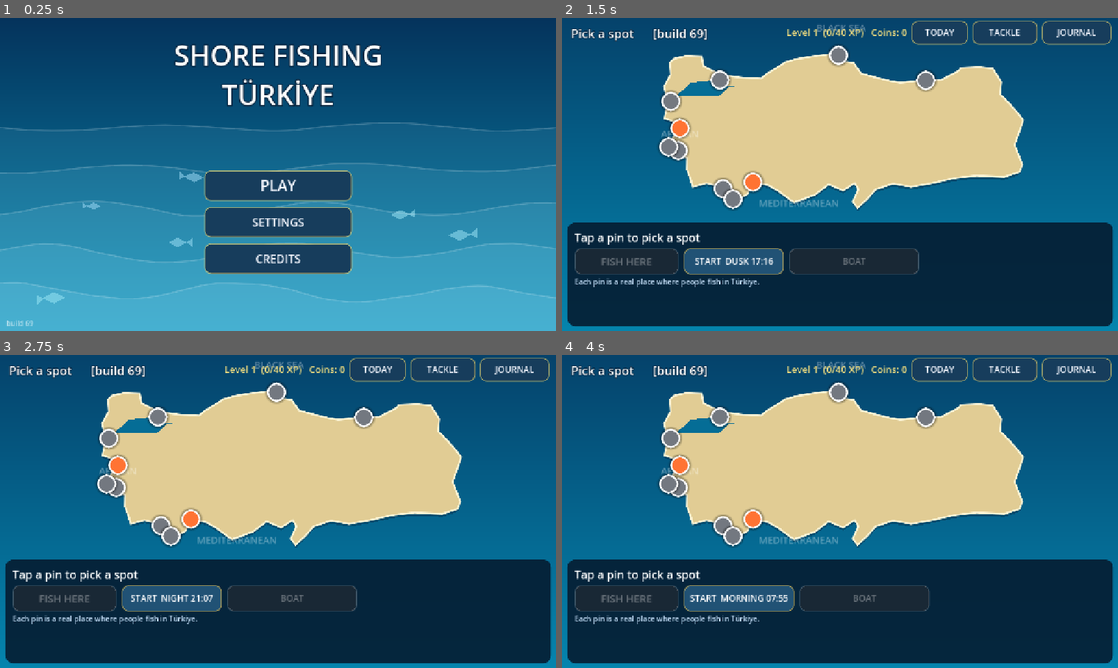
Above: before the commit, frames 1-4 (two rows, left to right).
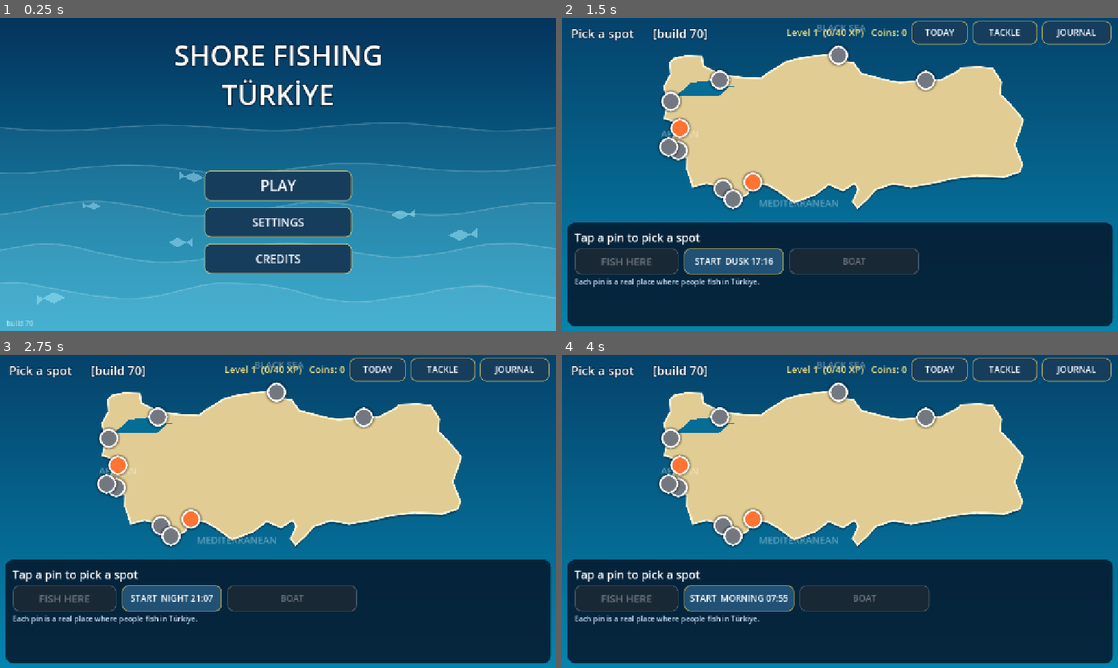
Above: after the commit, the same moments.

Repository: nextlevelcorp/godot_fishing_rpg
Game: Godot game, scene res://title_screen.tscn
Same seed, same stepped clock (60 frames per second), same inputs: the game is played once before the commit and once after it.
Inputs:
- Up to frame 1 (0.25 s): no input
- Up to frame 2 (1.5 s): click "PLAY" at 0.5 s; click "START MORNING 07:55" at 1.25 s
- Up to frame 3 (2.75 s): click "START DUSK 17:16" at 2 s
- Up to frame 4 (4 s): click "START NIGHT 21:07" at 2.75 s; click "START DAWN 05:45" at 3.5 s

The runs differ from the first frame. In frame 1, less than 0.1% of the frame differs, in the area x 4-6%, y 96-99%; in frame 2, less than 0.1%, in the area x 22-26%, y 3-7%; in frame 3, less than 0.1%; in frame 4, less than 0.1%.

Commit message:
feat: painted ground tiles on every shore, pier and town (build 70)
A technical-artist agent wrote tools/art/make_ground_textures.py: seamless 256 px painterly
tiles (sand, pebbles, rock, cobble, planks, concrete, grass) checked for seams by the
script itself; no third-party art. The shore draws them instead of flat colour fills:
pebbles behind the rocks, sand on beaches, cobbles on quays, concrete on the bridge deck,
planks on the pier, grass and cobbles in the town, tinted to each spot's palette with a
cap so pale palettes keep their detail, and only where the camera looks. Checked on
screenshots of Cesme, Antalya, Dikili, Galata and Teos.

Co-Authored-By: Claude Opus 5.5 <noreply@anthropic.com>
Claude-Session: https://claude.ai/code/session_01HLtjWBZvxzhjVtsJywwULp

Diff:
--- a/game_session.gd
+++ b/game_session.gd
@@ -11,7 +11,7 @@
 
 ## Shown on screen so a player can tell a fresh deploy from a page the browser cached.
 ## Bump it with every build that changes behaviour.
-const BUILD := "build 69"
+const BUILD := "build 70"
 const SAVE_PATH := "user://save.cfg"
 const SAVE_VERSION := 1
 const START_RIG := "shore_spinning_rig"
--- a/shore_fishing.gd
+++ b/shore_fishing.gd
@@ -2571,7 +2571,7 @@
 ## The tiles are mid-grey-warm (about 0.65 luminance), so the tint is lifted to keep the spot's colour.
 ## The drawn rect starts on the tile grid, so the texture stays put while the camera moves.
 ## Returns false when the tile is missing, so the caller can draw its flat colour instead.
-func _tiled(tile: String, rect: Rect2, base: Color) -> bool:
+func _tiled(tile: String, rect: Rect2, base: Color, strength: float = 1.0) -> bool:
 	var tex := _ground(tile)
 	if tex == null:
 		return false
@@ -2582,8 +2582,7 @@
 		return true
 	var ts := float(tex.get_width())
 	var ax := maxf(floorf(x0 / ts) * ts, rect.position.x)
-	var tint := Color(base.r / 0.65, base.g / 0.65, base.b / 0.65, base.a)
-	draw_texture_rect(tex, Rect2(ax, rect.position.y, x1 - ax, rect.size.y), true, tint)
+	draw_texture_rect(tex, Rect2(ax, rect.position.y, x1 - ax, rect.size.y), true, ShoreWorld.tile_tint(base, strength))
 	return true
 
 
@@ -2628,7 +2627,7 @@
 			lx += 240.0
 	elif kind == "harbor":
 		draw_rect(Rect2(-w, 0.0, w * 2.0, 150.0), base)
-		_tiled("cobble", Rect2(-w, 8.0, w * 2.0, 142.0), base)
+		_tiled("cobble", Rect2(-w, 8.0, w * 2.0, 142.0), base, 0.55)
 		draw_rect(Rect2(-w, 0.0, w * 2.0, 8.0), base.darkened(0.4))
 		var bx := -HALF_WIDTH + 200.0
 		while bx <= HALF_WIDTH - 200.0:
@@ -2646,7 +2645,7 @@
 		poly.append(Vector2(w, 300.0))
 		poly.append(Vector2(-w, 300.0))
 		draw_colored_polygon(poly, base)
-		_tiled("sand", Rect2(-w, 14.0, w * 2.0, 286.0), base)
+		_tiled("sand", Rect2(-w, 14.0, w * 2.0, 286.0), base, 0.8)
 		var wet := PackedVector2Array()
 		for p in _edge_pts:
 			wet.append(p + Vector2(0.0, 12.0))
--- a/shore_world.gd
+++ b/shore_world.gd
@@ -281,11 +281,11 @@
 	# Drawn once: this node only redraws when the scene starts.
 	var grass := _tile("grass")
 	if grass != null:
-		_static.draw_texture_rect(grass, Rect2(-HALF - 256.0, _town_y0 + 56.0, HALF * 2.0 + 512.0, 1044.0), true, _lift(ground))
+		_static.draw_texture_rect(grass, Rect2(-HALF - 256.0, _town_y0 + 56.0, HALF * 2.0 + 512.0, 1044.0), true, tile_tint(ground, 0.85))
 	_static.draw_rect(Rect2(-HALF - 200.0, _town_y0, HALF * 2.0 + 400.0, 56.0), path)
 	var cob := _tile("cobble")
 	if cob != null:
-		_static.draw_texture_rect(cob, Rect2(-HALF - 256.0, _town_y0, HALF * 2.0 + 512.0, 56.0), true, _lift(path))
+		_static.draw_texture_rect(cob, Rect2(-HALF - 256.0, _town_y0, HALF * 2.0 + 512.0, 56.0), true, tile_tint(path, 0.7))
 	else:
 		var tx := -HALF - 200.0
 		while tx < HALF + 200.0:
@@ -314,9 +314,12 @@
 	return load(path) as Texture2D if ResourceLoader.exists(path) else null
 
 
-## The tiles average about 0.65 luminance: lift the tint so the result keeps the palette colour.
-static func _lift(c: Color) -> Color:
-	return Color(c.r / 0.65, c.g / 0.65, c.b / 0.65, c.a)
+## Tint for a painted ground tile (they average about 0.63 luminance): lifted so the result keeps the
+## palette colour, but never past ~1.0 on the brightest channel, or a pale palette (promenade, sand)
+## washes the texture out to flat white. `strength` < 1 lets the flat colour show through (busy tiles).
+static func tile_tint(c: Color, strength: float = 1.0) -> Color:
+	var lift := minf(1.0 / 0.63, 1.02 / maxf(maxf(c.r, c.g), maxf(c.b, 0.01)))
+	return Color(c.r * lift, c.g * lift, c.b * lift, c.a * strength)
 
 
 func _draw_building(bd: Dictionary) -> void:
Binary file added: assets/art/ground/cobble.png
Binary file added: assets/art/ground/concrete.png
Binary file added: assets/art/ground/grass.png
Binary file added: assets/art/ground/pebbles.png
Binary file added: assets/art/ground/planks.png
Binary file added: assets/art/ground/rock.png
Binary file added: assets/art/ground/sand.png
Not shown, changed: GAME_DESIGN.md
Not shown, added: assets/art/ground/SOURCE.md
